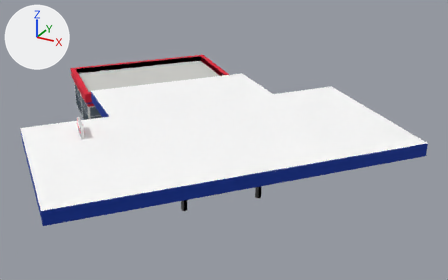
The glTF model game/models/hero/fuel_a736441882.glb, before and after one commit.
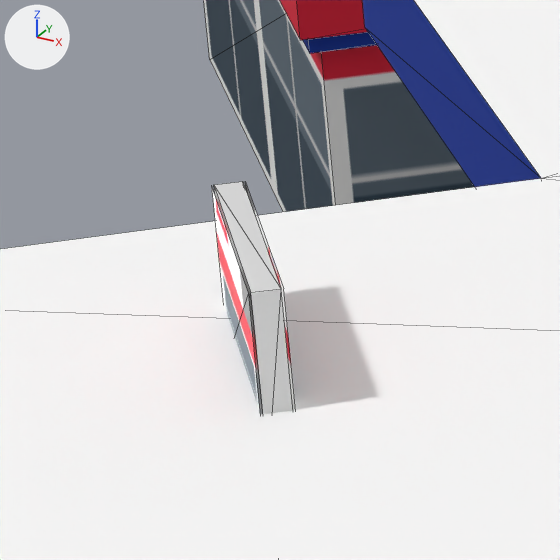
The first picture shows the older version from a camera (50 mm lens) standing at (42.89, -59.21, 27.63) and looking at (15.83, -10.02, 3.03). The close-ups show the older and then the newer version on the part from 12% to 25% of the width and 35% to 55% of the height of that picture. Only the edits that show in the close-ups are written down. Arrows for +X, +Y and +Z are at upper left; the lights stay in place. The close-ups show mesh edges as thin lines. Objects named as collision shapes, trigger or cutter boxes, shadow casters or lower levels of detail are left out. Where no turn or scale is listed for an object, it has been applied to the vertices. Vertices at exactly the same position are counted once.

In view in the first close-up: 'fuel_a736441882_lod0'.
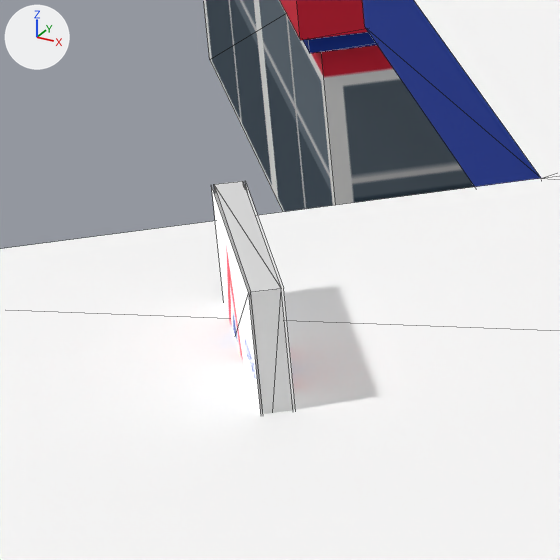
Where the change shows, as pixel boxes (x1, y1, x2, y2) in the close-ups (560 x 560 px):
'fuel_a736441882_lod0', surface changed, moved
    both: (0, 0, 560, 560)
part 1 of me_fuel_a736441882_lod0, surface changed
    both: (209, 0, 474, 414)

The change, as a diff of the scene's bpy script:
```diff
--- a/game/models/hero/fuel_a736441882.glb.py
+++ b/game/models/hero/fuel_a736441882.glb.py
@@ mat_ground @@
 n2 = _N.new('ShaderNodeTexImage'); n2.name = 'Image Texture'
-n2.image = img_ground
+n2.image = img_signs
 n2.extension = 'EXTEND'
@@ me_fuel_a736441882_lod0 @@
 me_fuel_a736441882_lod0.from_pydata(...)  # 161 vertices, 216 faces; spans x -22.2..22.2, y -21.4..21.4, z -3.7..3.7
 # used by ob_fuel_a736441882_lod0; location = (12.57, -11.5, 3.66)
+# me_fuel_a736441882_lod0 part 1: texture (UV) coordinates of 14 of 216 faces, centred in x -19.3..-1.7, y -10.1..19.0, z -2.3..3.1, changed; they spanned u 0.0..4.0, v 0.0..1.0 and now span u 0.0..4.0, v 0.0..0.75
 me_fuel_a736441882_lod0.materials.append(mat_ground)
```
